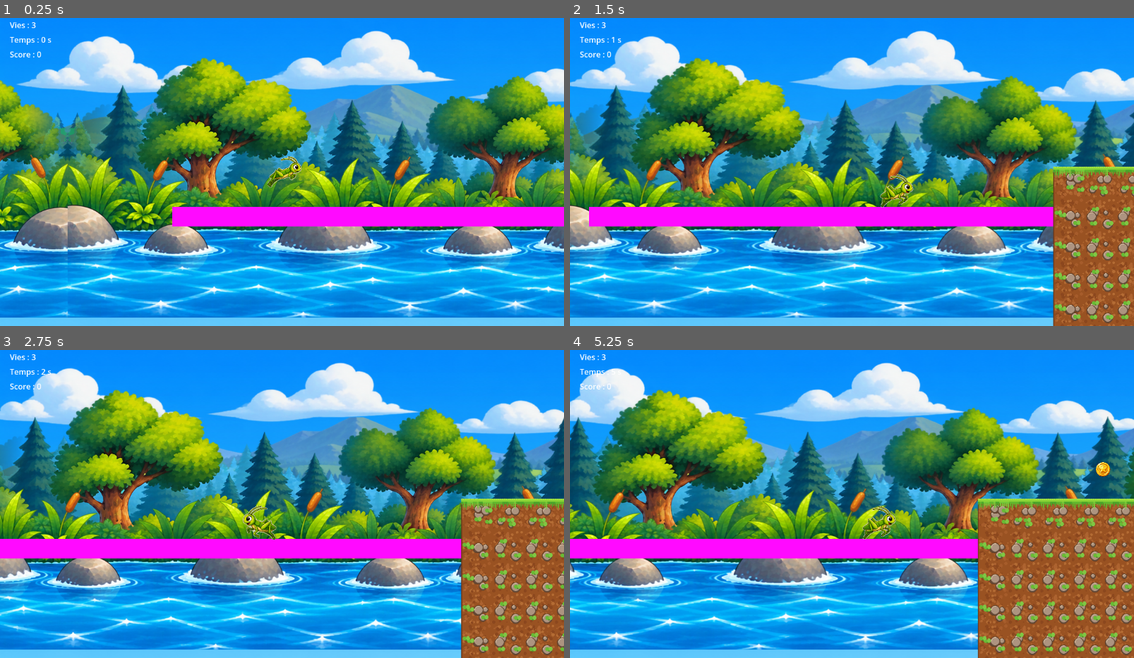
Above: before the commit, frames 1-4 (two rows, left to right).
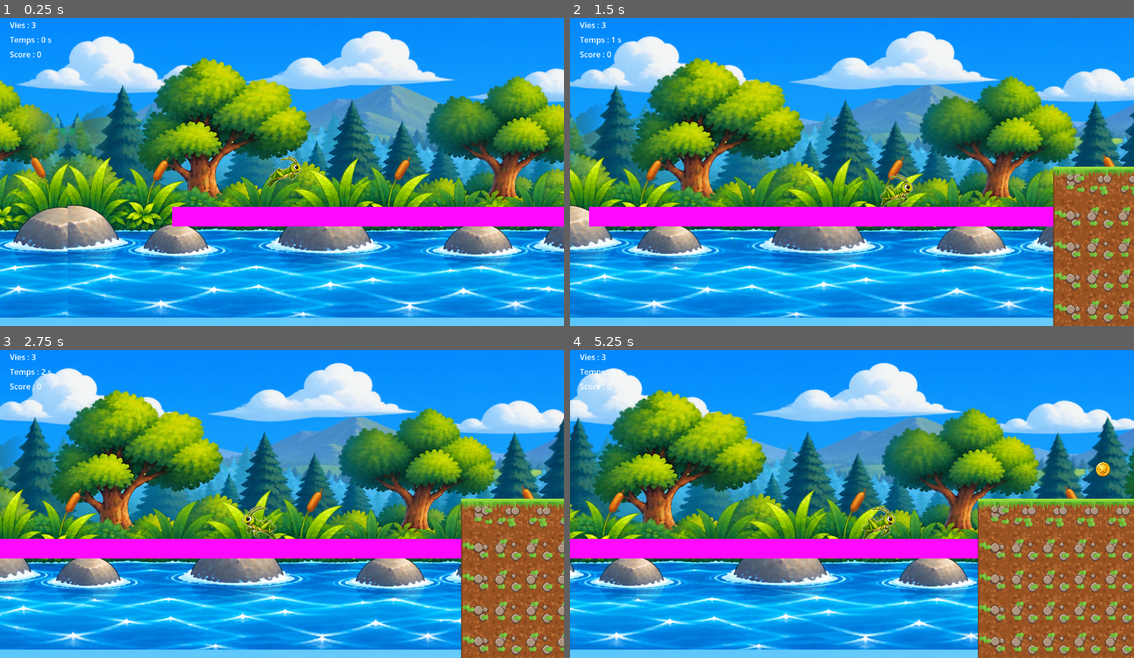
Above: after the commit, the same moments.

Repository: Audry-Noupoue/bug-rush
Game: Godot game, scene res://scenes/main.tscn
Two runs of this game, one before a commit and one after it. Both use one fixed random seed, a clock stepped at 60 frames per second and the inputs below.
Inputs:
- Up to frame 1 (0.25 s): no input
- Up to frame 2 (1.5 s): hold D (move_right) from 0.53 s (still down); tap J (dash) at 0.6, 1.35 s; tap Space (jump) at 0.77 s
- Up to frame 3 (2.75 s): tap Space (jump) at 1.52 s; release D (move_right) at 2.03 s; hold A (move_left) from 2.03 s (still down); tap J (dash) at 2.1 s
- Up to frame 4 (5.25 s): release A (move_left) at 2.78 s; hold D (move_right) 2.78-4.28 s; tap J (dash) every 0.75 s from 2.85 to 5.1 s; tap Space (jump) at 3.02, 3.77, 4.52 s; hold A (move_left) 4.28-5.03 s; hold D (move_right) from 5.03 s (still down)

The runs differ from the first frame. In frame 1, less than 0.1% of the frame differs, in the area x 23-74%, y 6-19%; in frame 2, 0.3%; in frame 3, 0.5%; in frame 4, 0.9%, in the area x 0-100%, y 4-27%.

Commit message:
Parallaxe : done

Diff:
--- a/scenes/main.tscn
+++ b/scenes/main.tscn
@@ -60,7 +60,7 @@
 z_index = -9
 scroll_scale = Vector2(0.1, 0.1)
 repeat_size = Vector2(2172, 0)
-autoscroll = Vector2(-15, 0)
+autoscroll = Vector2(-16, 0)
 
 [node name="Nuages" type="Sprite2D" parent="FondNuages" unique_id=1201899522]
 position = Vector2(0, 30)
